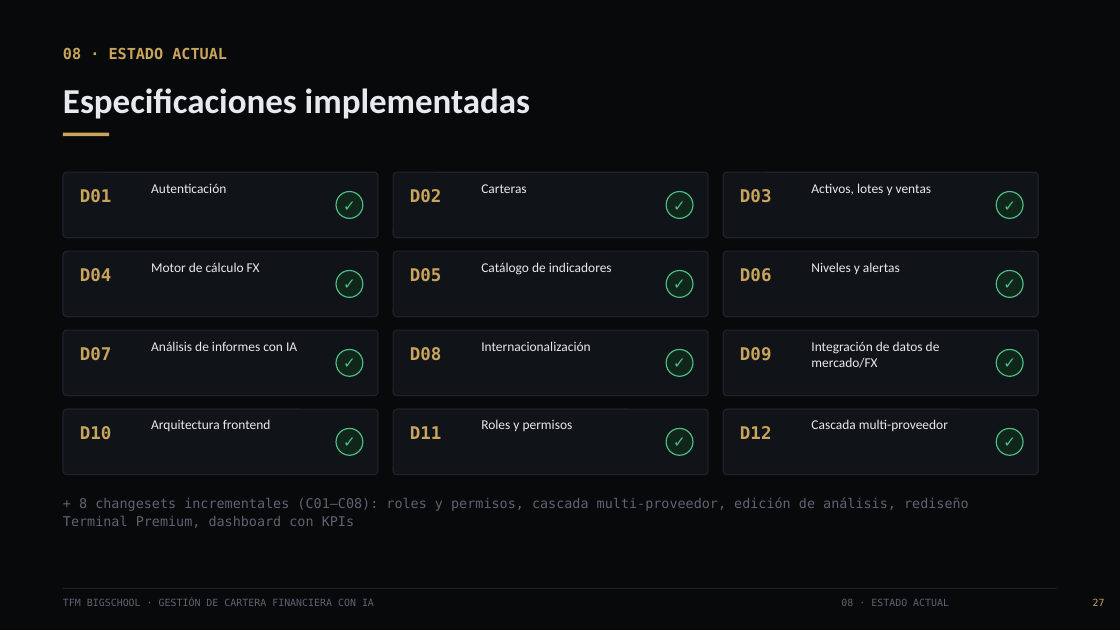
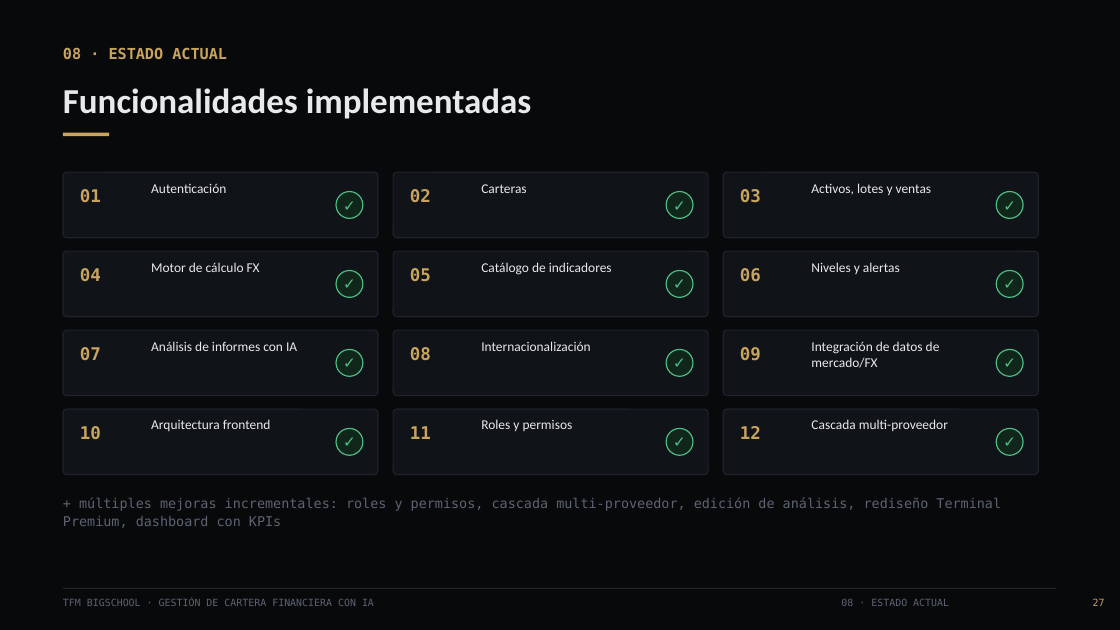
Before and after one commit to romercepeda/TFM_BigSchool, a slide deck: slide 28 of presentacion/TFM_BigSchool_Presentacion.pptx. Drawn at 1120x630 pixels with LibreOffice and Linux fonts; fonts in the diff are those of the drawing. Boxes give left, top, right and bottom in pixels: in the first picture for what was removed or moved away, otherwise in the second. Text is boxed around its words. In the diff, an @@ line names an element or a change of style, - is before the commit and + after.

```diff
--- a/presentacion/TFM_BigSchool_Presentacion.pptx
+++ b/presentacion/TFM_BigSchool_Presentacion.pptx
@@ text at box(63, 88, 531, 119): text changed @@
-Especificaciones implementadas
+Funcionalidades implementadas
@@ text at box(80, 189, 101, 202): text changed @@
-D01
+01
@@ text at box(410, 189, 431, 202): text changed @@
-D02
+02
@@ text at box(740, 189, 761, 202): text changed @@
-D03
+03
@@ text at box(80, 268, 101, 281): text changed @@
-D04
+04
@@ text at box(410, 268, 431, 281): text changed @@
-D05
+05
@@ text at box(740, 268, 761, 281): text changed @@
-D06
+06
@@ text at box(80, 347, 101, 360): text changed @@
-D07
+07
@@ text at box(410, 347, 431, 360): text changed @@
-D08
+08
@@ text at box(740, 347, 761, 361): text changed @@
-D09
+09
@@ text at box(80, 426, 101, 439): text changed @@
-D10
+10
@@ text at box(410, 426, 431, 439): text changed @@
-D11
+11
@@ text at box(740, 426, 761, 439): text changed @@
-D12
+12
@@ text at box(63, 497, 1001, 528): text changed @@
-+ 8 changesets incrementales (C01–C08): roles y permisos, cascada multi-proveedor, edición de análisis, rediseño Terminal Premium, dashboard con KPIs
++ múltiples mejoras incrementales: roles y permisos, cascada multi-proveedor, edición de análisis, rediseño Terminal Premium, dashboard con KPIs
```
Also in this commit, not shown: 12 other slides changed, 27 other files.
